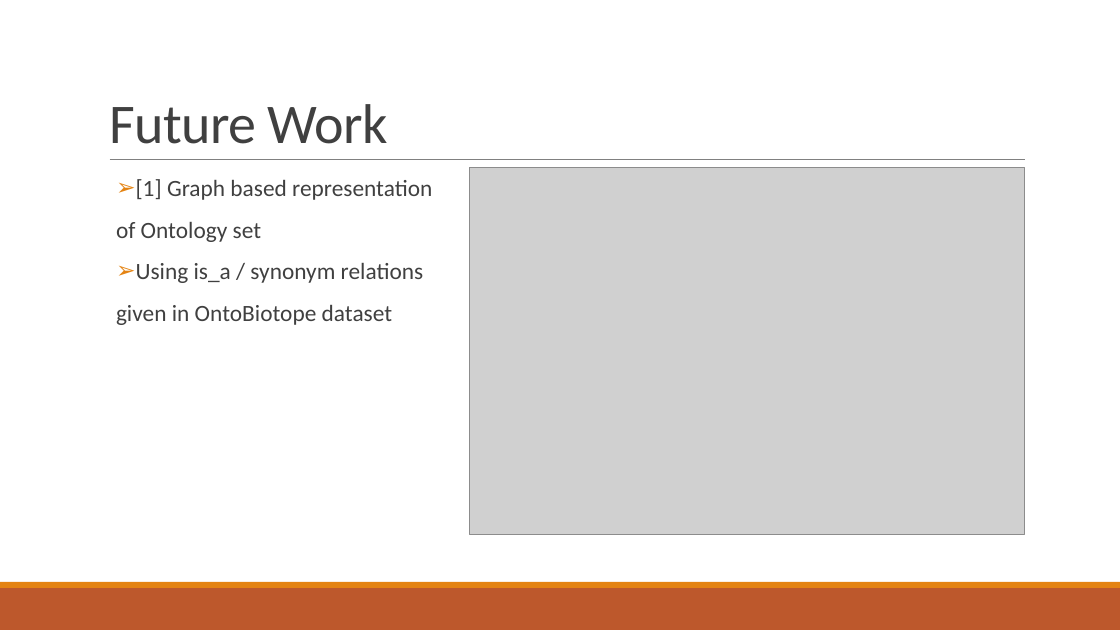
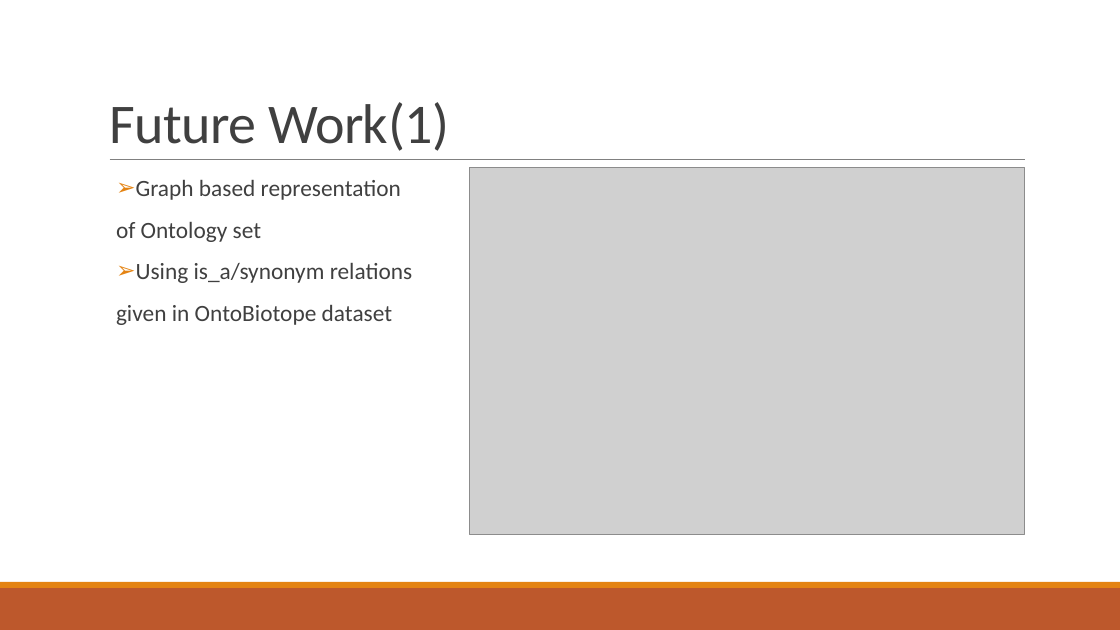
Before and after one commit to abdullahyldz/Cmpe493TermProject, a slide deck: slide 17 of Presentation/Final Presentation/Final Presentation.pptx. Drawn at 1120x630 pixels with LibreOffice and Linux fonts; fonts in the diff are those of the drawing; grey boxes stand for pictures. Boxes give left, top, right and bottom in pixels: in the first picture for what was removed or moved away, otherwise in the second. Text is boxed around its words. In the diff, an @@ line names an element or a change of style, - is before the commit and + after.

```diff
--- a/Presentation/Final Presentation/Final Presentation.pptx
+++ b/Presentation/Final Presentation/Final Presentation.pptx
@@ title at box(109, 102, 449, 151): text changed @@
-Future Work
+Future Work(1)
@@ text at box(136, 180, 401, 200): text changed @@
-➢ [1] Graph based representation
+➢ Graph based representation
@@ text at box(136, 263, 413, 283): spaces changed @@
-➢ Using is_a / synonym relations
+➢ Using is_a/synonym relations
```
Also in this commit, not shown: 19 other slides changed, 1 slide added, 1 slide removed.
